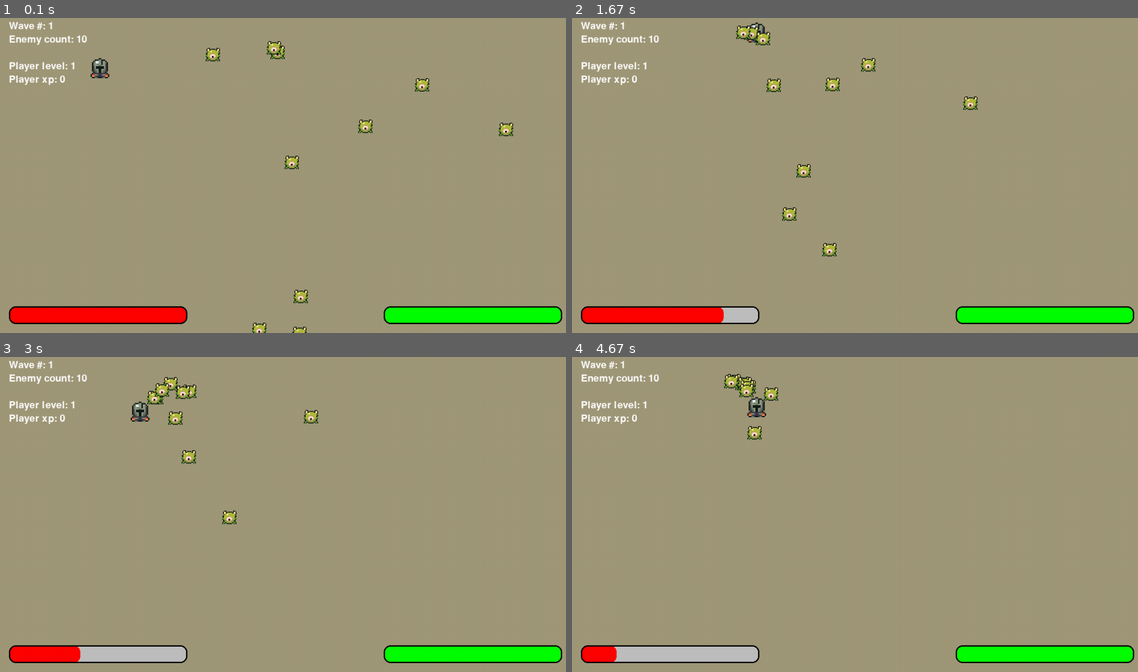
Above: before the commit, frames 1-4 (two rows, left to right).
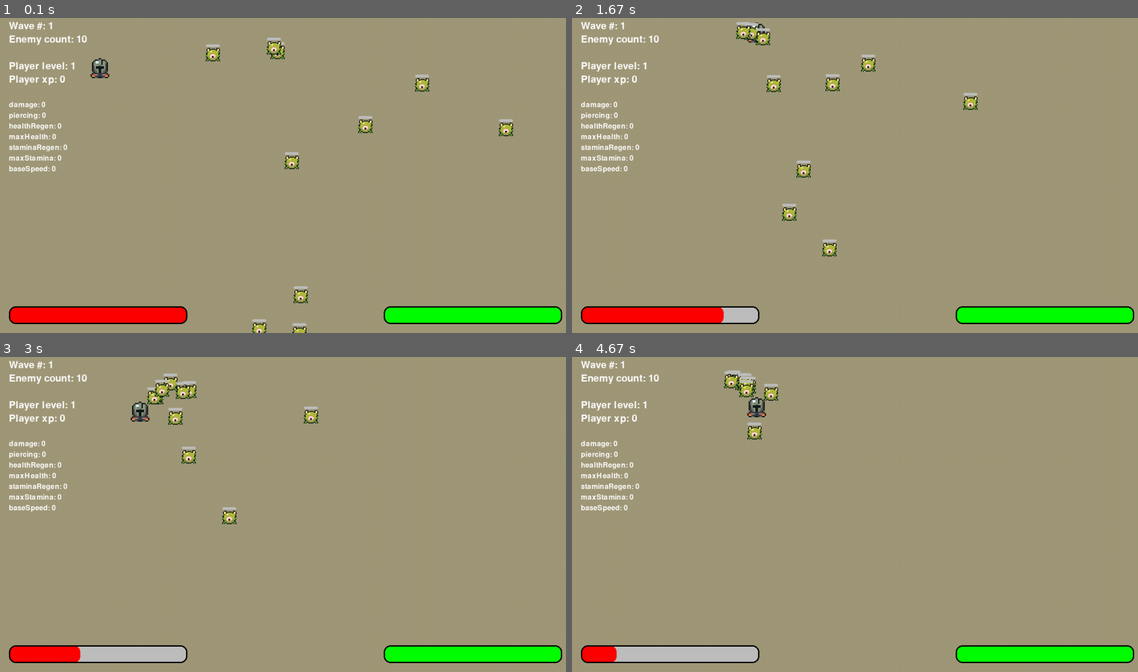
Above: after the commit, the same moments.

Repository: bveitchd127/First-Pygame-Game
Game: pygame game, started from main.py
Same seed, same stepped clock (60 frames per second), same inputs: the game is played once before the commit and once after it.
Inputs (mouse positions are in pixels of both pictures, inside the frame that each line leads up to):
- Up to frame 1 (0.1 s): no input
- Up to frame 2 (1.67 s): hold D 0.33-0.8 s; hold W 0.83-1.13 s; click (1041, 162) at 1.22 s; hold D from 1.5 s (still down)
- Up to frame 3 (3 s): release D at 1.97 s; hold A 2-2.53 s; hold S 2.57-2.87 s; hold A from 2.9 s (still down)
- Up to frame 4 (4.67 s): release A at 3.3 s; hold W 3.33-3.7 s; hold D 3.73-4.37 s; hold S from 4.4 s (still down)

The runs differ from the first frame. In frame 1, 0.8% of the frame differs, in the area x 1-91%, y 6-98%; in frame 2, 0.8%, in the area x 1-72%, y 1-72%; in frame 3, 0.8%; in frame 4, 0.8%.

Commit message:
Updated code for 5/06

Diff:
--- a/enemy.py
+++ b/enemy.py
@@ -42,3 +42,8 @@
 
     def draw(self, screen):
         screen.blit(self.image, self.rect)
+        healthBarRect = pygame.Rect(0,0, 32,6)
+        healthBarRect.midbottom = self.rect.midtop
+        pygame.draw.rect(screen, "gray", healthBarRect, 0, 3)
+        # healthBarRect.width = (self.health/4)*32
+        # pygame.draw.rect(screen, "red", healthBarRect, 0, 3)
--- a/main.py
+++ b/main.py
@@ -12,6 +12,7 @@
 pygame.font.init()
 
 ui_font = pygame.font.SysFont(None, 32)
+stat_font = pygame.font.SysFont(None, 24)
 
 screen = pygame.display.set_mode((SCREEN_WIDTH, SCREEN_HEIGHT))
 clock = pygame.time.Clock()
@@ -41,6 +42,50 @@
             continue
 
         enemies.add( Enemy(randX, randY) )
+
+
+def drawUi(screen):
+    # Shows "Wave #: 3 at top left"
+    waveNumberText = ui_font.render("Wave #: " + str(waveNumber), True, "white")
+    screen.blit(waveNumberText, (20,20))
+
+    # Shows "Enemy count: 57" below wave number
+    enemyCountText = ui_font.render("Enemy count: " + str(len(enemies)), True, "white")
+    screen.blit(enemyCountText, (20, 50))
+
+    playerLevelText = ui_font.render("Player level: " + str(p1.level), True, "white")
+    screen.blit(playerLevelText, (20, 110))
+
+    playerXpText = ui_font.render("Player xp: " + str(p1.xp), True, "white")
+    screen.blit(playerXpText, (20, 140))
+
+
+    for i, statName in enumerate(p1.statLevels):
+        statLevel = p1.statLevels[statName]
+
+        statSurface = stat_font.render(statName + ": " + str(statLevel), True, "white")
+        screen.blit(statSurface, (20, 200 + 24*i))
+
+
+
+
+
+    # Player health bar
+    playerHealthBarWidth = 400 * (p1.health / p1.maxHealth)
+    pygame.draw.rect(screen, "gray",  pygame.Rect(20, SCREEN_HEIGHT - (40+20) ,                  400, 40), 0, 15)
+    pygame.draw.rect(screen, "red",   pygame.Rect(20, SCREEN_HEIGHT - (40+20) , playerHealthBarWidth, 40), 0, 15)
+    pygame.draw.rect(screen, "black", pygame.Rect(20, SCREEN_HEIGHT - (40+20) ,                  400, 40), 3, 15)
+
+    staminaColor = "green"
+    if p1.winded:
+        staminaColor = (255, 200, 0)
+
+    # Player stamina bar
+    playerStaminaBarWidth = 400 * (p1.stamina / p1.maxStamina)
+    pygame.draw.rect(screen, "gray",  pygame.Rect(SCREEN_WIDTH - 20 - 400, SCREEN_HEIGHT - (40+20) ,                   400, 40), 0, 15)
+    pygame.draw.rect(screen, staminaColor, pygame.Rect(SCREEN_WIDTH - 20 - 400, SCREEN_HEIGHT - (40+20) , playerStaminaBarWidth, 40), 0, 15)
+    pygame.draw.rect(screen, "black", pygame.Rect(SCREEN_WIDTH - 20 - 400, SCREEN_HEIGHT - (40+20) ,                   400, 40), 3, 15)
+
 
 while running:
 
@@ -92,40 +137,12 @@
 
     # Entity Layer
     p1.draw(screen)
-    enemies.draw(screen)
+    for e in enemies:
+        e.draw(screen)
     projectiles.draw(screen)
 
-    # User Interface Layer
-    # playerHealthText = ui_font.render("Health: " + str(p1.health), True, "white")
-    # screen.blit(playerHealthText, (20,20))
-
-    waveNumberText = ui_font.render("Wave #: " + str(waveNumber), True, "white")
-    screen.blit(waveNumberText, (20,20))
-
-    enemyCountText = ui_font.render("Enemy count: " + str(len(enemies)), True, "white")
-    screen.blit(enemyCountText, (20, 50))
-
-    playerLevelText = ui_font.render("Player level: " + str(p1.level), True, "white")
-    screen.blit(playerLevelText, (20, 110))
-
-    playerXpText = ui_font.render("Player xp: " + str(p1.xp), True, "white")
-    screen.blit(playerXpText, (20, 140))
-
-
-    playerHealthBarWidth = 400 * (p1.health / p1.maxHealth)
-    pygame.draw.rect(screen, "gray",  pygame.Rect(20, SCREEN_HEIGHT - (40+20) ,                  400, 40), 0, 15)
-    pygame.draw.rect(screen, "red",   pygame.Rect(20, SCREEN_HEIGHT - (40+20) , playerHealthBarWidth, 40), 0, 15)
-    pygame.draw.rect(screen, "black", pygame.Rect(20, SCREEN_HEIGHT - (40+20) ,                  400, 40), 3, 15)
-
-    staminaColor = "green"
-    if p1.winded:
-        staminaColor = (255, 200, 0)
-
-    playerStaminaBarWidth = 400 * (p1.stamina / p1.maxStamina)
-    pygame.draw.rect(screen, "gray",  pygame.Rect(SCREEN_WIDTH - 20 - 400, SCREEN_HEIGHT - (40+20) ,                   400, 40), 0, 15)
-    pygame.draw.rect(screen, staminaColor, pygame.Rect(SCREEN_WIDTH - 20 - 400, SCREEN_HEIGHT - (40+20) , playerStaminaBarWidth, 40), 0, 15)
-    pygame.draw.rect(screen, "black", pygame.Rect(SCREEN_WIDTH - 20 - 400, SCREEN_HEIGHT - (40+20) ,                   400, 40), 3, 15)
-
+    # Draw User Interface
+    drawUi(screen)
 
     pygame.display.flip()
     clock.tick(FRAME_RATE)  # limits FPS to 60
--- a/player.py
+++ b/player.py
@@ -41,6 +41,16 @@
         self.baseSpeed = 5  # upgradeable
         self.invincibleCooldown = 0
 
+        self.statLevels = {
+            "damage": 0,
+            "piercing": 0,
+            "healthRegen": 0,
+            "maxHealth": 0,
+            "staminaRegen": 0,
+            "maxStamina": 0,
+            "baseSpeed": 0
+        }
+
     def takeDamage(self, damageAmount):
         if self.invincibleCooldown <= 0:
             self.invincibleCooldown = 1 # timer in seconds
@@ -73,18 +83,25 @@
         print(numToStat[randomStatNum])
         if randomStatNum == 0:
             self.damage += 0.1
+            self.statLevels["damage"] += 1
         elif randomStatNum == 1:
             self.piercing += 1
+            self.statLevels["piercing"] += 1
         elif randomStatNum == 2:
             self.healthRegen += 0.1
+            self.statLevels["healthRegen"] += 1
         elif randomStatNum == 3:
             self.maxHealth += 1
+            self.statLevels["maxHealth"] += 1
         elif randomStatNum == 4:
             self.staminaRegen += 0.1
+            self.statLevels["staminaRegen"] += 1
         elif randomStatNum == 5:
             self.maxStamina += 1
+            self.statLevels["maxStamina"] += 1
         elif randomStatNum == 6:
             self.baseSpeed += 0.5
+            self.statLevels["baseSpeed"] += 1
         else:
             print("Error: No matching perk to level up...")
 
